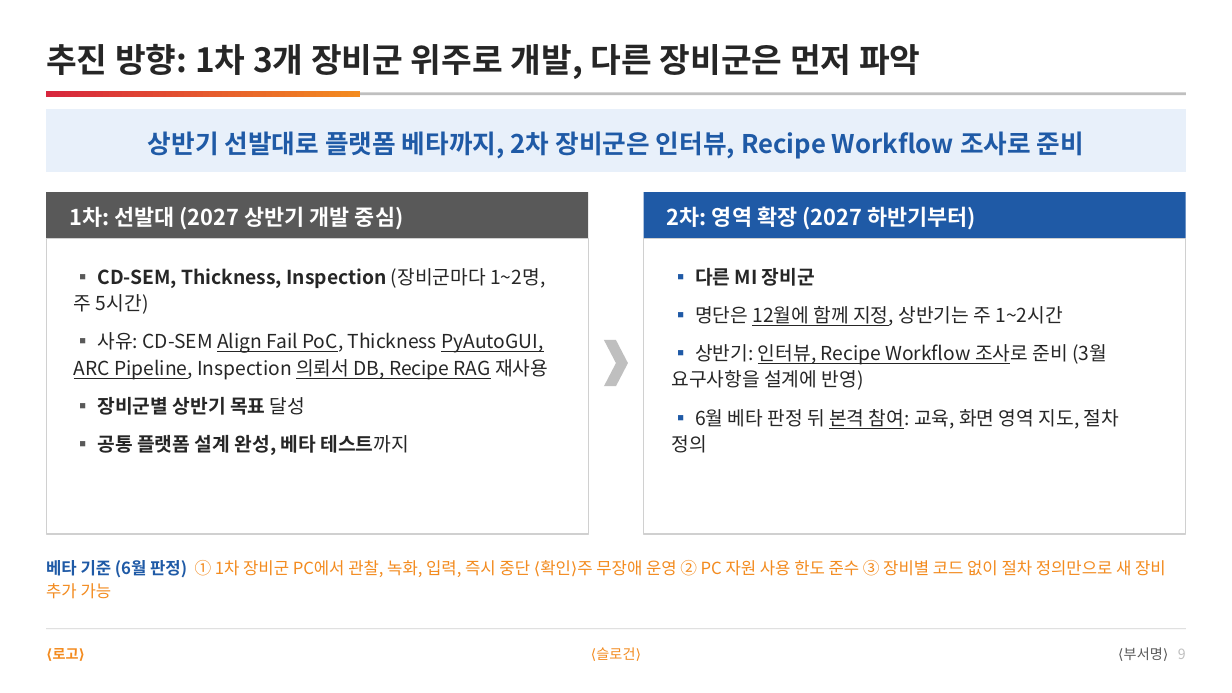
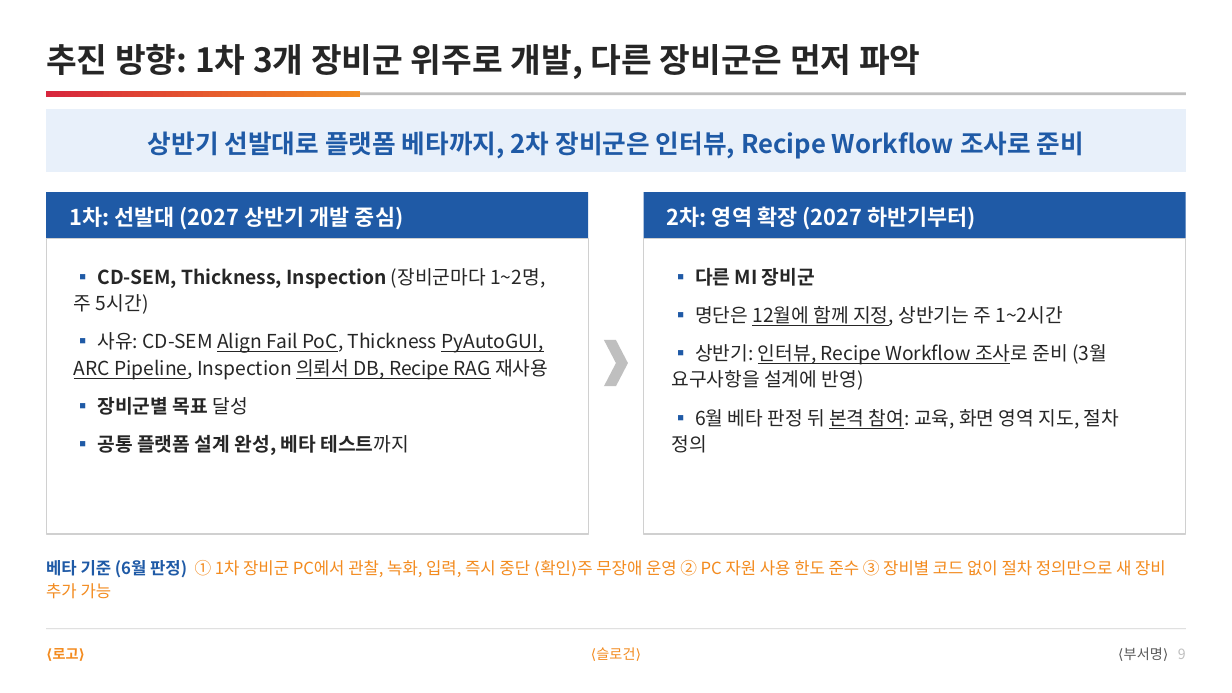
Before and after one commit to DarrenKoi/pm_notes, a slide deck: slide 9 of my-task/arc-tf/deliverables/arc-tf-team-full.pptx. Drawn at 1232x693 pixels with LibreOffice and Linux fonts; fonts in the diff are those of the drawing. Boxes give left, top, right and bottom in pixels: in the first picture for what was removed or moved away, otherwise in the second. Text is boxed around its words. In the diff, an @@ line names an element or a change of style, - is before the commit and + after.

```diff
--- a/my-task/arc-tf/deliverables/arc-tf-team-full.pptx
+++ b/my-task/arc-tf/deliverables/arc-tf-team-full.pptx
@@ rectangle at [46,192,589,238]: fill #595959 to #1F5AA6 @@
@@ text at [74,268,548,455]: text colour #595959 to #1F5AA6 in "▪", "▪", "▪" @@
@@ text at [98,397,247,415]: text changed @@
-▪ 장비군별 상반기 목표 달성
+▪ 장비군별 목표 달성
```
Also in this commit, not shown: 11 other slides changed, 13 other files.
